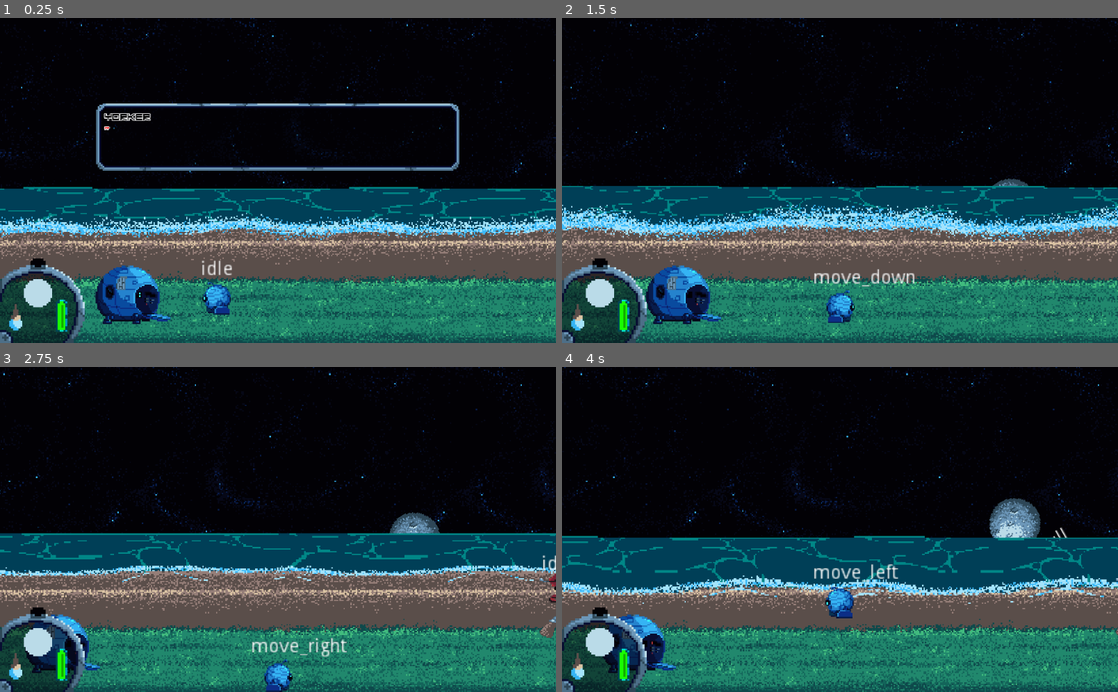
Above: before the commit, frames 1-4 (two rows, left to right).
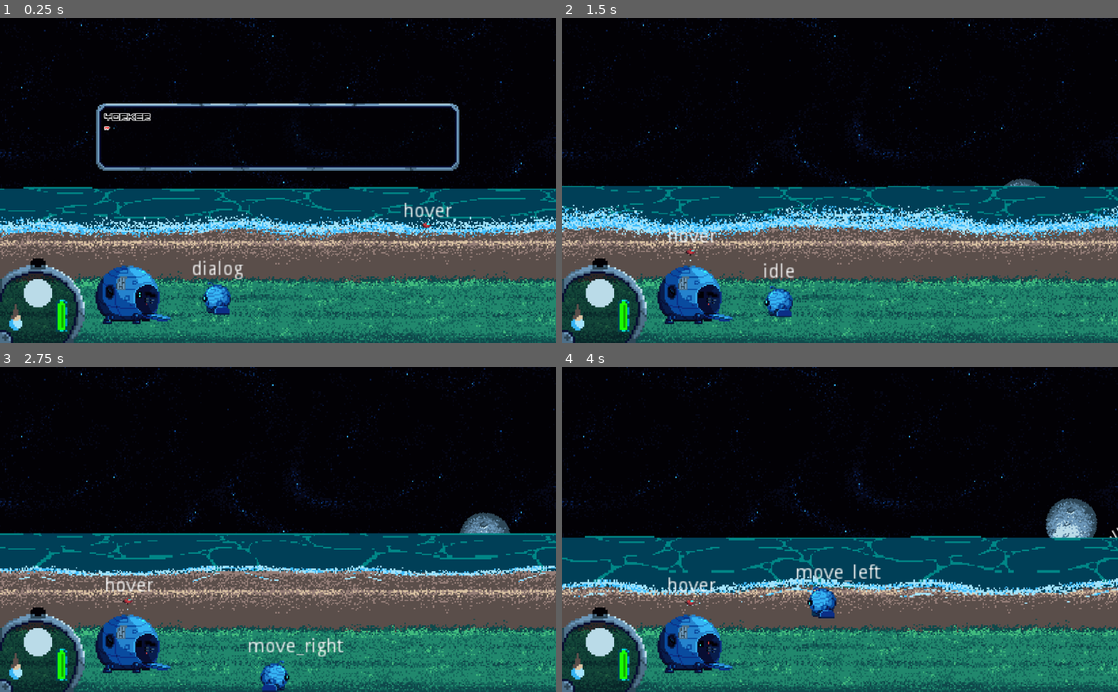
Above: after the commit, the same moments.

Repository: GeekzGamingz/Myunjoule
Game: Godot game, scene res://source/Levels/Level_Beach.tscn
Same seed, same stepped clock (60 frames per second), same inputs: the game is played once before the commit and once after it. The engine's default icon, where the game draws it, is replaced by a stand-in: a white triangle on a blue panel in a dark square.
Inputs:
- Up to frame 1 (0.25 s): no input
- Up to frame 2 (1.5 s): hold D (move_right) 0.53-1.28 s; hold E (activate) 0.53-1.28 s; hold S (move_backward) from 1.28 s (still down); tap E (activate) at 1.35 s
- Up to frame 3 (2.75 s): release S (move_backward) at 2.03 s; hold D (move_right) from 2.03 s (still down); hold E (activate) from 2.03 s (still down); tap Tab (expo_tab) at 2.1 s
- Up to frame 4 (4 s): release D (move_right) at 2.78 s; release E (activate) at 2.78 s; hold W (move_forward) 2.78-3.53 s; tap 1 (select_choice_1) at 2.85 s; tap E (activate) at 3.05 s; hold A (move_left) from 3.53 s (still down); hold E (activate) from 3.53 s (still down); tap 2 (select_choice_2) at 3.6 s

The runs differ from the first frame. In frame 1, 0.4% of the frame differs, in the area x 34-82%, y 56-81%; in frame 2, 19%; in frame 3, 20%; in frame 4, 20%, in the area x 0-100%, y 0-100%.

Commit message:
Night Owl Update; See Notes

Diff:
--- a/source/Actors/Mouskie/Mouskie.gd
+++ b/source/Actors/Mouskie/Mouskie.gd
@@ -44,15 +44,15 @@
 			get_node("MouskieSprite").set_flip_h(true)
 			get_node("EffectsSprite").set_flip_h(true)
 			get_node("LightAttack/CollisionShape2D").position = Vector2(-24, 3)
-			$LCollision.set_deferred("disabled", false)
-			$RCollision.set_deferred("disabled", true)
+			$CollisionShape2D.position.x = -14
+			$Sight/CollisionShape2D.position.x = -85
 			Facing = "Left"
 		elif motion.x > 0:
 			get_node("MouskieSprite").set_flip_h(false)
 			get_node("EffectsSprite").set_flip_h(false)
 			get_node("LightAttack/CollisionShape2D").position = Vector2(24, 3)
-			$LCollision.set_deferred("disabled", true)
-			$RCollision.set_deferred("disabled", false)
+			$CollisionShape2D.position.x = 14
+			$Sight/CollisionShape2D.position.x = 85
 			Facing = "Right"
 #-------------------------------------------------------------------------------------------------#
 #Sight
--- a/source/Actors/Mouskie/Mouskie.tscn
+++ b/source/Actors/Mouskie/Mouskie.tscn
@@ -263,8 +263,9 @@
 
 [sub_resource type="AnimationNodeStateMachinePlayback" id=5]
 
-[sub_resource type="CircleShape2D" id=10]
-radius = 105.005
+[sub_resource type="CapsuleShape2D" id=15]
+radius = 44.0
+height = 92.0
 
 [sub_resource type="CapsuleShape2D" id=13]
 radius = 19.0
@@ -277,29 +278,26 @@
 collision_layer = 4
 collision_mask = 3
 script = ExtResource( 2 )
+__meta__ = {
+"_edit_vertical_guides_": [ 125.0, 175.0 ]
+}
 
 [node name="MouskieFSM" type="Node2D" parent="."]
 script = ExtResource( 3 )
 
 [node name="MouskieSprite" type="Sprite" parent="."]
-texture = ExtResource( 1 )
-hframes = 12
+texture = ExtResource( 4 )
+hframes = 8
 
 [node name="EffectsSprite" type="Sprite" parent="."]
 z_index = 2
 texture = ExtResource( 6 )
 hframes = 12
 
-[node name="RCollision" type="CollisionShape2D" parent="."]
+[node name="CollisionShape2D" type="CollisionShape2D" parent="."]
 position = Vector2( 14, 15 )
 rotation = 1.5708
 shape = SubResource( 6 )
-
-[node name="LCollision" type="CollisionShape2D" parent="."]
-position = Vector2( -14, 15 )
-rotation = 1.5708
-shape = SubResource( 6 )
-disabled = true
 
 [node name="AnimationPlayers" type="Node2D" parent="."]
 
@@ -333,7 +331,9 @@
 
 [node name="CollisionShape2D" type="CollisionShape2D" parent="Sight"]
 modulate = Color( 0.556863, 0.0156863, 0.0901961, 1 )
-shape = SubResource( 10 )
+position = Vector2( 85, 0 )
+rotation = 1.5708
+shape = SubResource( 15 )
 
 [node name="Threat" type="Area2D" parent="."]
 collision_layer = 4
--- a/source/Actors/Player/Player.gd
+++ b/source/Actors/Player/Player.gd
@@ -9,7 +9,7 @@
 var snap: Vector2 = Vector2.DOWN
 var is_falling = false
 var talking = {
-	"is_talking": false,
+	"is_talking": true,
 	"can_talk": false,
 }
 var grappling = {
@@ -21,6 +21,7 @@
 }
 #OnReady Variables
 onready var iFrameTimer: Timer = $Timers/iFrameTimer
+onready var hurtTimer: Timer = $Timers/HurtTimer
 onready var energy = max_energy setget set_energy
 #Animation Nodes
 onready var spritePlayer = $AnimationPlayers/SpritePlayer
@@ -112,8 +113,8 @@
 #Drain
 func drainEnergy(amount):
 	if iFrameTimer.is_stopped():
-#		playBack.start("drain")
-#		iFrameTimer.start()
+		hurtTimer.start()
+		iFrameTimer.start()
 		set_energy(energy - amount)
 #Set Energy
 func set_energy(value):
--- a/source/Actors/Player/Player.tscn
+++ b/source/Actors/Player/Player.tscn
@@ -68,12 +68,15 @@
 "values": [ true ]
 }
 
+[sub_resource type="Animation" id=8]
+resource_name = "hurt"
+
 [sub_resource type="AnimationNodeStateMachine" id=2]
 
 [sub_resource type="AnimationNodeStateMachinePlayback" id=3]
 
 [sub_resource type="CircleShape2D" id=7]
-radius = 106.042
+radius = 118.004
 
 [node name="Player" type="KinematicBody2D"]
 collision_layer = 2
@@ -97,6 +100,7 @@
 shape = SubResource( 6 )
 
 [node name="CollisionShape2D" type="CollisionShape2D" parent="."]
+visible = false
 position = Vector2( 0.5, 9 )
 rotation = -1.57079
 shape = SubResource( 5 )
@@ -128,6 +132,7 @@
 anims/rowbit_move_right = ExtResource( 4 )
 
 [node name="EffectsPlayer" type="AnimationPlayer" parent="AnimationPlayers"]
+anims/hurt = SubResource( 8 )
 
 [node name="AnimationTree" type="AnimationTree" parent="AnimationPlayers"]
 tree_root = SubResource( 2 )
@@ -153,5 +158,10 @@
 [node name="Timers" type="Node2D" parent="."]
 
 [node name="iFrameTimer" type="Timer" parent="Timers"]
+one_shot = true
+
+[node name="HurtTimer" type="Timer" parent="Timers"]
+wait_time = 0.1
+one_shot = true
 
 [connection signal="area_entered" from="PlayerArea" to="." method="_on_PlayerArea_area_entered"]
--- a/source/Actors/Player/PlayerFSM.gd
+++ b/source/Actors/Player/PlayerFSM.gd
@@ -8,7 +8,8 @@
 var animations = {
 	IDLE = "rowbit_idle",
 	MOVE_LEFT  = "rowbit_move_left",
-	MOVE_RIGHT = "rowbit_move_right"
+	MOVE_RIGHT = "rowbit_move_right",
+	HURT = "hurt"
 }
 
 #-------------------------------------------------------------------------------------------------#
@@ -22,6 +23,7 @@
 	stateAdd("move_down")
 	stateAdd("grappling")
 	stateAdd("dialog")
+	stateAdd("hurt")
 	# Set the starting state
 	call_deferred("stateSet",states.idle)
 
@@ -46,7 +48,7 @@
 #State Logistics
 func stateLogic(delta):
 	if parent.is_falling: parent.apply_gravity(delta)
-	if ![states.dialog].has(state): parent.handle_movement()
+	if ![states.dialog, states.hurt].has(state): parent.handle_movement()
 	parent.apply_movement()
 
 
@@ -55,39 +57,14 @@
 func transitions(delta):
 	match(state):
 		states.idle:
-			if parent.move_dir < 0:
-				return states.move_left
-			if parent.move_dir > 0:
-				return states.move_right
-			if parent.z_move_dir < 0:
-				return states.move_up
-			if parent.z_move_dir > 0:
-				return states.move_down
-			if parent.is_falling:
-				return states.fall
+			return basicMovement()
+		states.move_left: return basicMovement()
+		states.move_right: return basicMovement()
+		states.move_up: return basicMovement()
+		states.move_down: return basicMovement()
 
 		states.fall:
 			if not parent.is_falling:
-				return states.idle
-
-		states.move_left:
-			if parent.move_dir == 0:
-				return states.idle
-			if parent.move_dir > 0:
-				return states.move_right
-
-		states.move_right:
-			if parent.move_dir == 0:
-				return states.idle
-			if parent.move_dir < 0:
-				return states.move_left
-
-		states.move_up:
-			if parent.z_move_dir == 0:
-				return states.idle
-
-		states.move_down:
-			if parent.z_move_dir == 0:
 				return states.idle
 
 		states.grappling:
@@ -95,10 +72,12 @@
 				return states.idle
 
 		states.dialog:
-			pass
+			if !parent.talking.is_talking: return states.idle
+
+		states.hurt:
+			if parent.hurtTimer.is_stopped(): return states.idle
+
 	return null
-
-
 #Enter State
 # warning-ignore:unused_argument
 func stateEnter(newState, oldState):
@@ -112,9 +91,13 @@
 		states.move_right:
 			parent.spritePlayer.play(animations.MOVE_RIGHT)
 
+		states.dialog:
+			parent.motion = Vector2.ZERO
 
+		states.hurt:
+			parent.motion = Vector2.ZERO
+			parent.fxPlayer.play(animations.HURT)
 #Exit State
-# warning-ignore:unused_argument
 # warning-ignore:unused_argument
 func stateExit(oldState, newState):
 	match(oldState):
@@ -126,3 +109,16 @@
 #Assign Animations
 func assign_animation():
 	parent.animTree["parameters/conditions/Idle"] = states.idle
+
+
+
+#-------------------------------------------------------------------------------------------------#
+func basicMovement():
+	if parent.is_falling: return states.fall
+	if parent.talking.is_talking: return states.dialog
+	if !parent.hurtTimer.is_stopped(): return states.hurt
+	if parent.move_dir == 0: return states.idle
+	if parent.move_dir < 0: return states.move_left
+	if parent.move_dir > 0: return states.move_right
+	if parent.z_move_dir < 0: return states.move_up
+	if parent.z_move_dir > 0: return states.move_down
--- a/source/Actors/Yorker/Yorker.gd
+++ b/source/Actors/Yorker/Yorker.gd
@@ -11,6 +11,7 @@
 signal next_dialog
 
 #OnReady Variables
+onready var player = get_parent().get_node("Player")
 #-------------------------------------------------------------------------------------------------#
 func _ready() -> void:
 	start_dialog()
@@ -29,12 +30,14 @@
 		inRange = false
 func diaCheck():
 	set_deferred("inDialogue", "true")
+	player.talking.is_talking = true
 	dialog = dialog_scene.instance()
 	dialog.connect("diaDone", self, "handleDiaDone")
 	var _load_dialog = connect("next_dialog", dialog, "load_dialog")
 func handleDiaDone():
 	phaseDia += 1
 	inDialogue = false
+	player.talking.is_talking = false
 	inRange = true
 	match(phaseDia):
 		3:
--- a/source/Dialogue.gd
+++ b/source/Dialogue.gd
@@ -1,4 +1,19 @@
 extends Node
+#-------------------------------------------------------------------------------------------------#
+#Objects
+#Bottle
+var Bottle = {
+	dialogue = [
+		"[color=black]It's a secret to everyone..."
+	],
+	choice_index = -1
+}
+var BottleBattery = {
+	dialogue = [
+		"[color=black]What's this? There are spare [color=green][wave]batteries[/wave][color=black] in here!"
+	],
+	choice_index = -1
+}
 #-------------------------------------------------------------------------------------------------#
 #Yorker
 #var YorkerIntro = [
@@ -52,3 +67,4 @@
 	],
 	choice_index = -1
 }
+#-------------------------------------------------------------------------------------------------#
--- a/source/Levels/Level_Beach.tscn
+++ b/source/Levels/Level_Beach.tscn
@@ -37,13 +37,12 @@
 position = Vector2( -257, 55 )
 
 [node name="Expo" parent="YSort" instance=ExtResource( 1 )]
-visible = false
-
-[node name="Bottle_Buried" parent="YSort" instance=ExtResource( 5 )]
-position = Vector2( 159, 68 )
 
 [node name="Mouskie" parent="YSort" instance=ExtResource( 7 )]
 position = Vector2( 666, 78 )
 
 [node name="DropPod" parent="YSort" instance=ExtResource( 9 )]
 position = Vector2( -622, 79 )
+
+[node name="Bottle_Buried" parent="YSort" instance=ExtResource( 5 )]
+position = Vector2( 159, 68 )
--- a/source/Objects/Bottle/Bottle.gd
+++ b/source/Objects/Bottle/Bottle.gd
@@ -1,16 +1,27 @@
 extends StaticBody2D
-var startDialogue = false
+#-------------------------------------------------------------------------------------------------#
+#Variables
+var dialog
 var inDialogue = false
 var inRange = false
+var phaseDia = 0
+var dialog_scene = preload("res://source/UI/Dialog/DialogInterface.tscn")
+
+# warning-ignore:unused_signal
+signal next_dialog
+
+#OnReady Variables
+onready var player = get_parent().get_node("Player")
 #-------------------------------------------------------------------------------------------------#
-#Variables
-var dialog_scene = preload("res://source/UI/Dialog/DialogInterface.tscn")
-signal next_dialog
-#-------------------------------------------------------------------------------------------------#
+func _ready() -> void:
+	pass
 #Let the dialog know to show the next dialog, closes when done
 func _input(_event: InputEvent) -> void:
 	if Input.is_action_just_pressed("activate") and inDialogue:
-		emit_signal("next_dialog")
+		call_deferred("emit_signal", "next_dialog")
+	elif (Input.is_action_just_pressed("activate") and
+		player.talking.is_talking and inRange):
+		start_dialog()
 #-------------------------------------------------------------------------------------------------#
 #Dialogue Entered
 func _on_DialogArea_body_entered(body: Node) -> void:
@@ -20,17 +31,28 @@
 func _on_DialogArea_body_exited(body: Node) -> void:
 	if body.name == "Player":
 		inRange = false
+func diaCheck():
+	set_deferred("inDialogue", "true")
+	player.talking.is_talking = true
+	dialog = dialog_scene.instance()
+	dialog.connect("diaDone", self, "handleDiaDone")
+	var _load_dialog = connect("next_dialog", dialog, "load_dialog")
 func handleDiaDone():
+	phaseDia += 1
 	inDialogue = false
+	player.talking.is_talking = false
 	inRange = true
+func addDia():
+	get_parent().get_node("UI").call_deferred("add_child", dialog)
 func start_dialog() -> void:
 	if !inDialogue:
-		inDialogue = true
-		var dialog = dialog_scene.instance()
-		dialog.connect("diaDone", self, "handleDiaDone")
-		var _load_dialog = connect("next_dialog", dialog, "load_dialog")
-		dialog.dialog = {
-			dialogue = ['[color=black]“It\'s a secret to everyone...”'],
-			choice_index = -1
-		}
-		get_parent().get_node("UI").call_deferred("add_child", dialog)
+		match(phaseDia):
+			0:
+				diaCheck()
+				dialog.dialog = Dialogue.Bottle
+				addDia()
+			1:
+				diaCheck()
+				dialog.dialog = Dialogue.BottleBattery
+				addDia()
+				player.chargeEnergy(100)
Not shown: 1 places in source/Actors/Player/Player.tscn that only renumber resources
Not shown, changed: index.html
Not shown, changed: index.pck
Not shown, changed: index.zip
